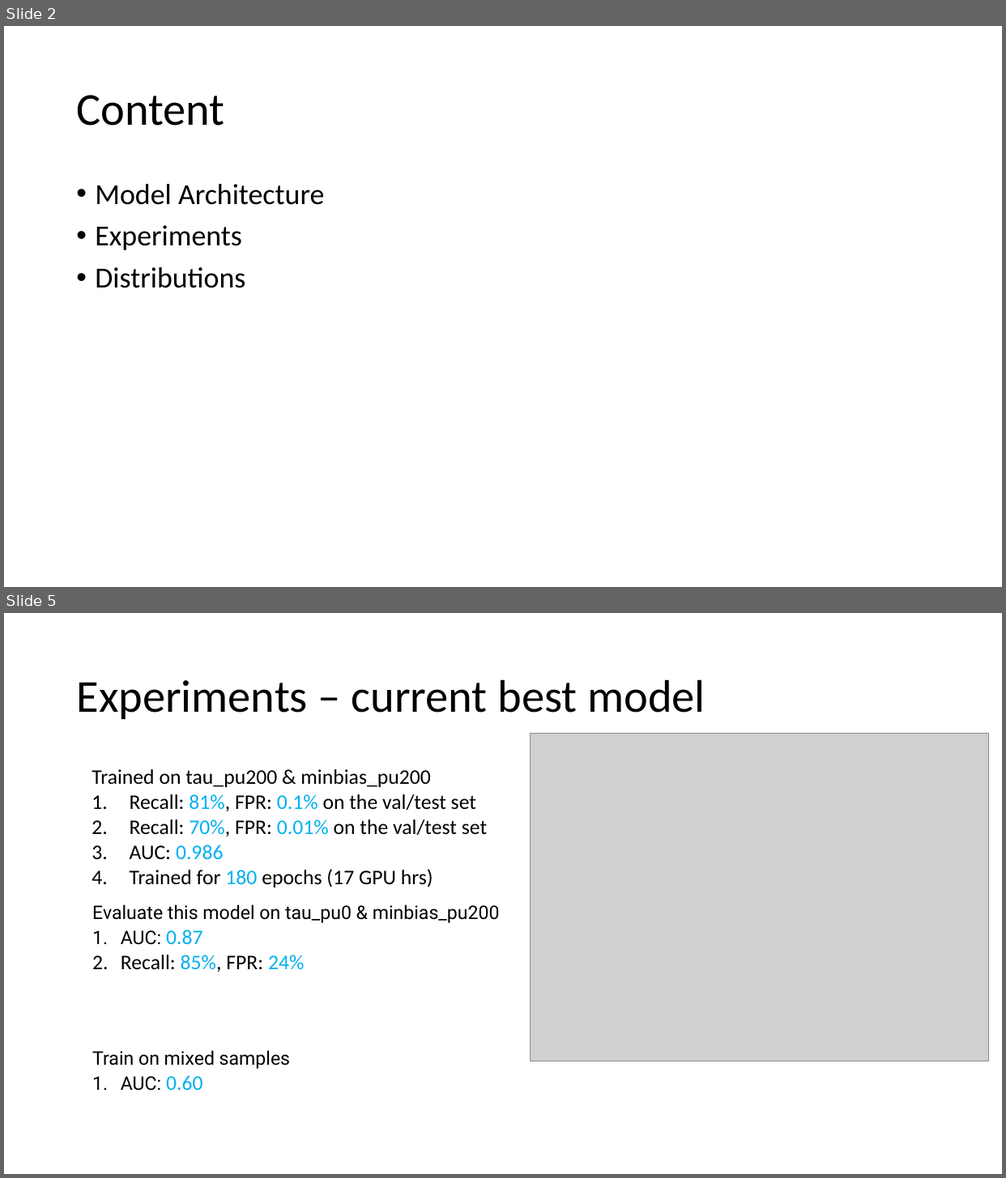
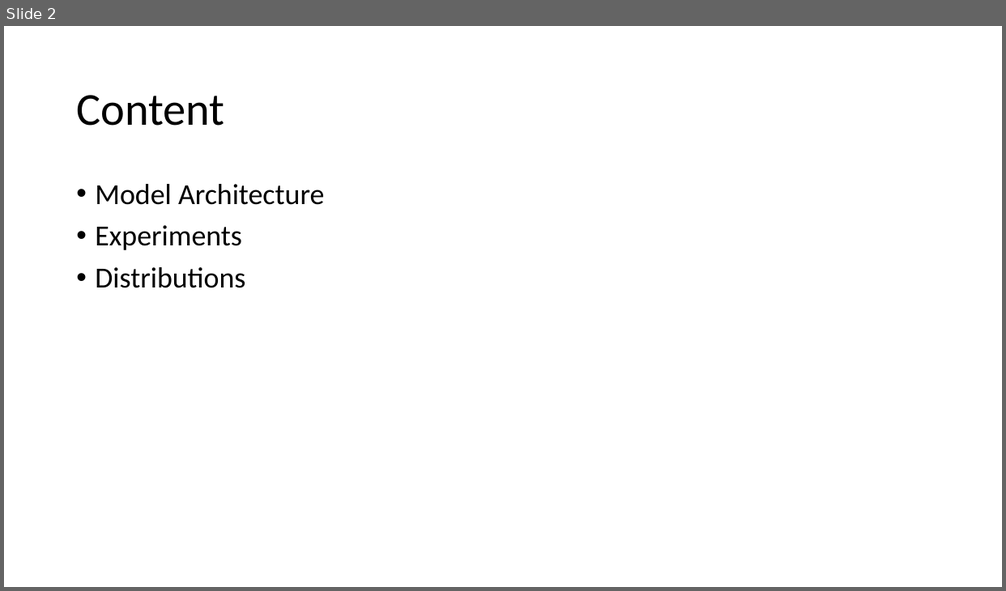
Before and after one commit to ekoenig4/Tau3MuGNNs, a slide deck: Tau3MuGNNs.pptx. Shown one above the other, each under a label of ours: slides 2 and 5 before the commit, slide 2 after it; the slides between them are not shown. The pictures are 1006x1178 and 1006x591 pixels, drawn with LibreOffice and Linux fonts; fonts in the diff are those of the drawing; grey boxes stand for pictures. Boxes give left, top, right and bottom in pixels: in the first picture for what was removed or moved away, otherwise in the second. Text is boxed around its words. In the diff, an @@ line names an element or a change of style, - is before the commit and + after.

```diff
--- a/Tau3MuGNNs.pptx
+++ b/Tau3MuGNNs.pptx
@@ slide 5 removed at (4,613,1002,1174), background #FFFFFF @@
@@ text removed at (76,679,705,719) @@
-Experiments – current best model
@@ picture removed at (530,734,989,1063) @@
@@ text removed at (91,769,487,888) @@
-Trained on tau_pu200 & minbias_pu200
-1. Recall: 81%, FPR: 0.1% on the val/test set
-2. Recall: 70%, FPR: 0.01% on the val/test set
-3. AUC: 0.986
-4. Trained for 180 epochs (17 GPU hrs)
@@ text removed at (92,905,500,972) @@
-Evaluate this model on tau_pu0 & minbias_pu200
-1. AUC: 0.87
-2. Recall: 85%, FPR: 24%
@@ text removed at (92,1050,290,1091) @@
-Train on mixed samples
-1. AUC: 0.60
```
Also in this commit, not shown: 2 slides changed, 4 slides added, 15 other slides removed, 6 other files.
